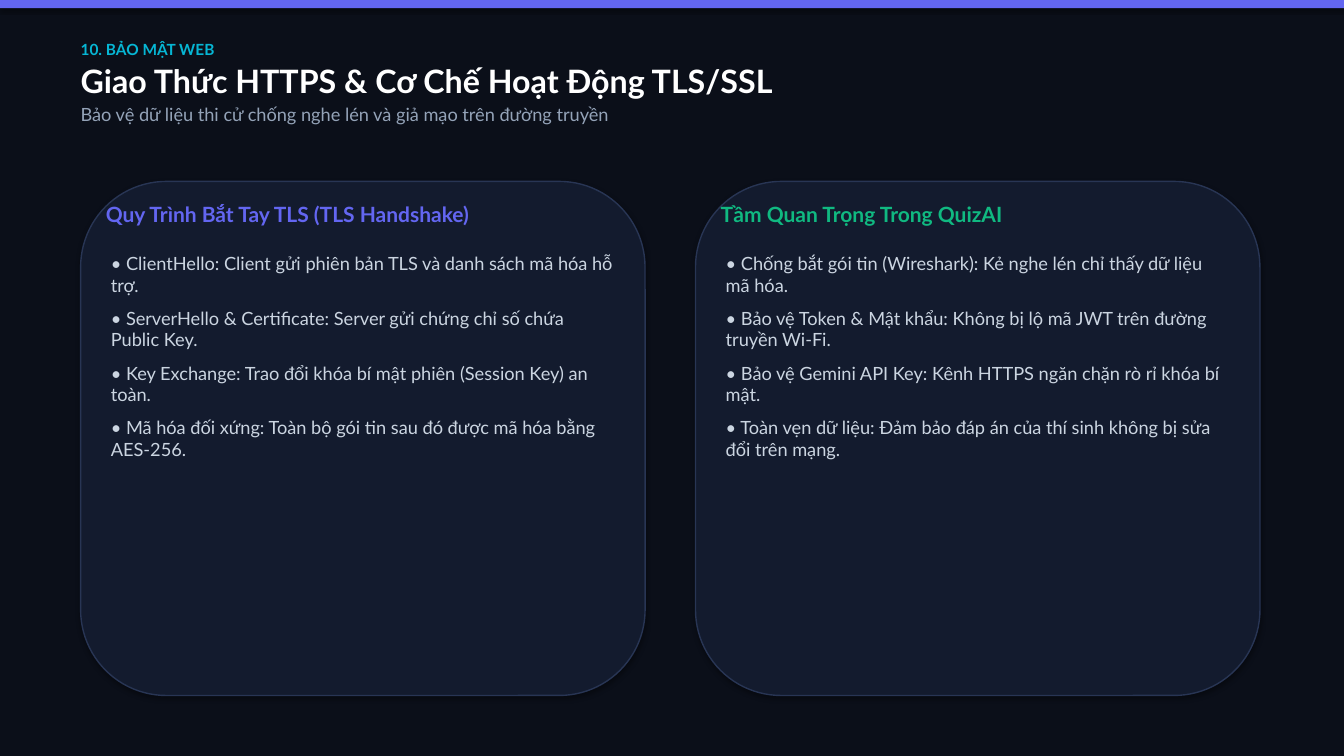
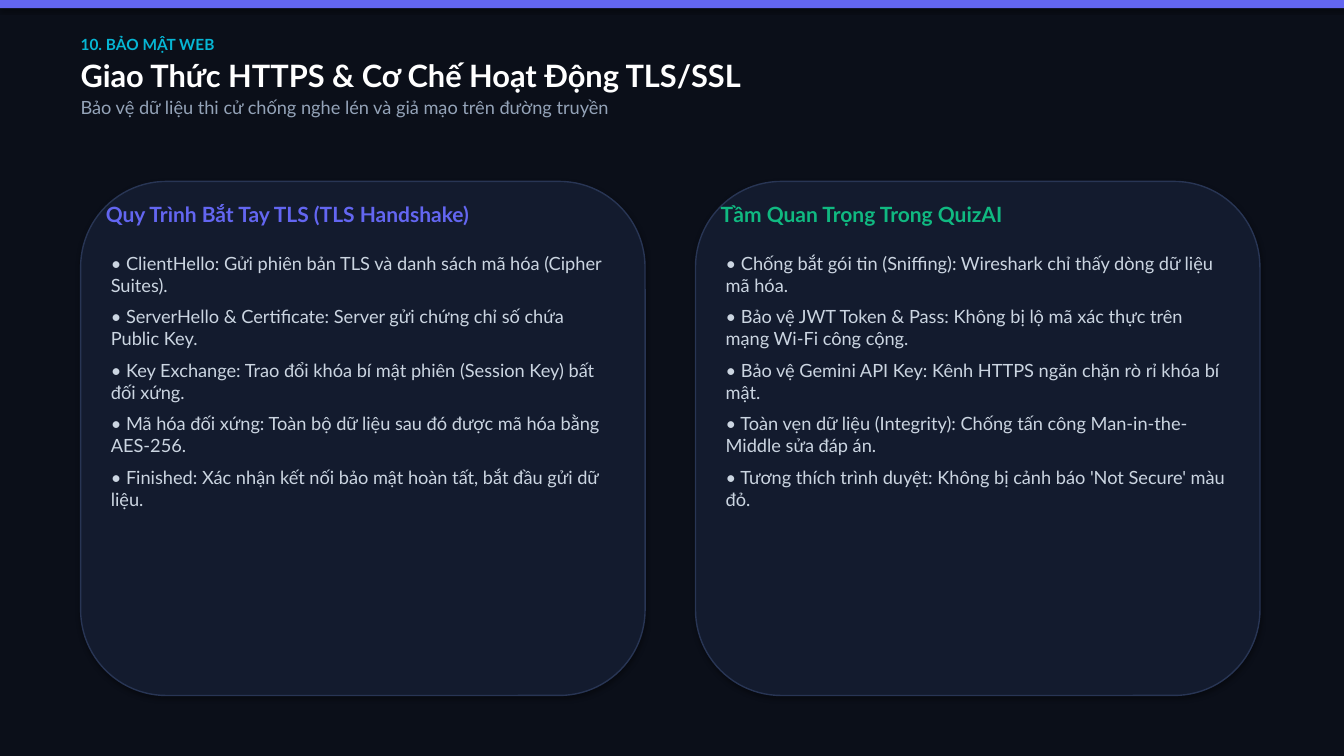
Before and after one commit to hieuqt05/quiz-ai-system, a slide deck: slide 11 of slide_thuyet_trinh_QuizAI_final.pptx. Drawn at 1344x756 pixels with LibreOffice and Linux fonts; fonts in the diff are those of the drawing. Boxes give left, top, right and bottom in pixels: in the first picture for what was removed or moved away, otherwise in the second. Text is boxed around its words. In the diff, an @@ line names an element or a change of style, - is before the commit and + after.

```diff
--- a/slide_thuyet_trinh_QuizAI_final.pptx
+++ b/slide_thuyet_trinh_QuizAI_final.pptx
@@ text at bbox=[81, 62, 741, 93]: size 23 to 22 pt in "Giao Thức HTTPS & Cơ Chế Hoạt ..." @@
@@ text at bbox=[111, 256, 601, 295]: text changed @@
-• ClientHello: Client gửi phiên bản TLS và danh sách mã hóa hỗ trợ.
+• ClientHello: Gửi phiên bản TLS và danh sách mã hóa (Cipher Suites).
@@ text at bbox=[726, 254, 1213, 349]: text changed @@
-• Chống bắt gói tin (Wireshark): Kẻ nghe lén chỉ thấy dữ liệu mã hóa.
-• Bảo vệ Token & Mật khẩu: Không bị lộ mã JWT trên đường truyền Wi-Fi.
+• Chống bắt gói tin (Sniffing): Wireshark chỉ thấy dòng dữ liệu mã hóa.
+• Bảo vệ JWT Token & Pass: Không bị lộ mã xác thực trên mạng Wi-Fi công cộng.
@@ text at bbox=[111, 308, 564, 348]: less space between paragraphs @@
@@ text at bbox=[111, 362, 600, 509]: text changed @@
-• Key Exchange: Trao đổi khóa bí mật phiên (Session Key) an toàn.
-• Mã hóa đối xứng: Toàn bộ gói tin sau đó được mã hóa bằng AES-256.
+• Key Exchange: Trao đổi khóa bí mật phiên (Session Key) bất đối xứng.
+• Mã hóa đối xứng: Toàn bộ dữ liệu sau đó được mã hóa bằng AES-256.
+• Finished: Xác nhận kết nối bảo mật hoàn tất, bắt đầu gửi dữ liệu.
@@ text at bbox=[726, 363, 1220, 402]: less space between paragraphs @@
@@ text at bbox=[726, 415, 1225, 506]: text changed @@
-• Toàn vẹn dữ liệu: Đảm bảo đáp án của thí sinh không bị sửa đổi trên mạng.
+• Toàn vẹn dữ liệu (Integrity): Chống tấn công Man-in-the-Middle sửa đáp án.
+• Tương thích trình duyệt: Không bị cảnh báo 'Not Secure' màu đỏ.
```
Also in this commit, not shown: 14 other slides changed, 2 slides added, 1 slide removed, 2 other files.
